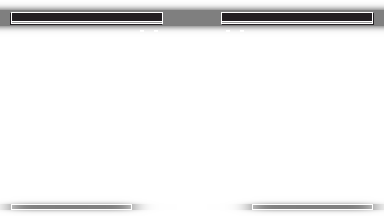
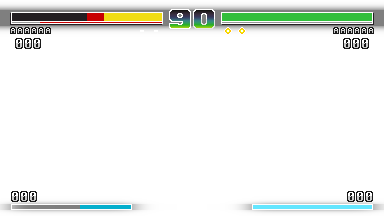
Layers edited between the first and the second 384 × 216 image:
showed "Overlay", painted on it over [10, 9, 374, 209]
